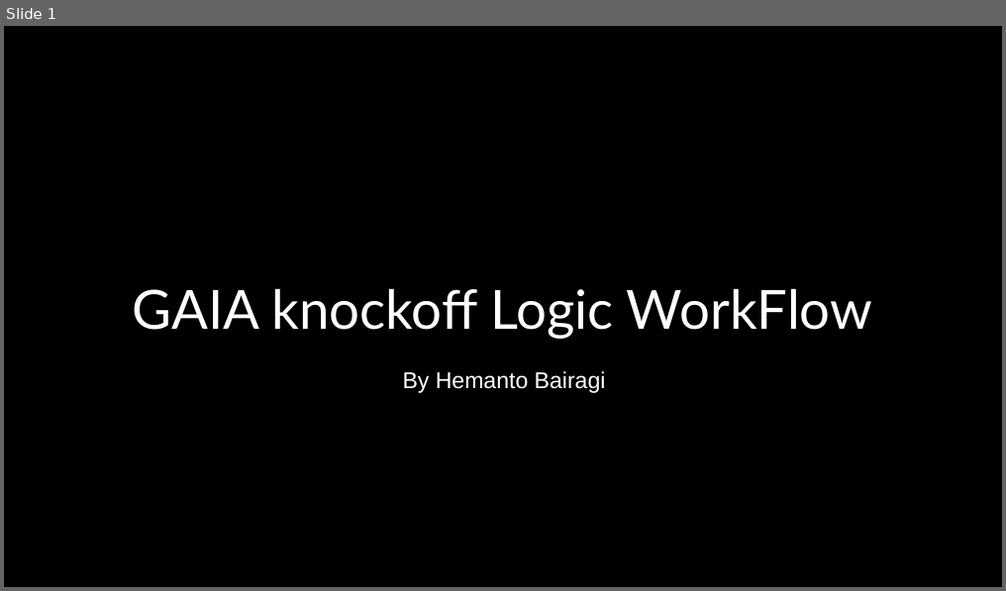
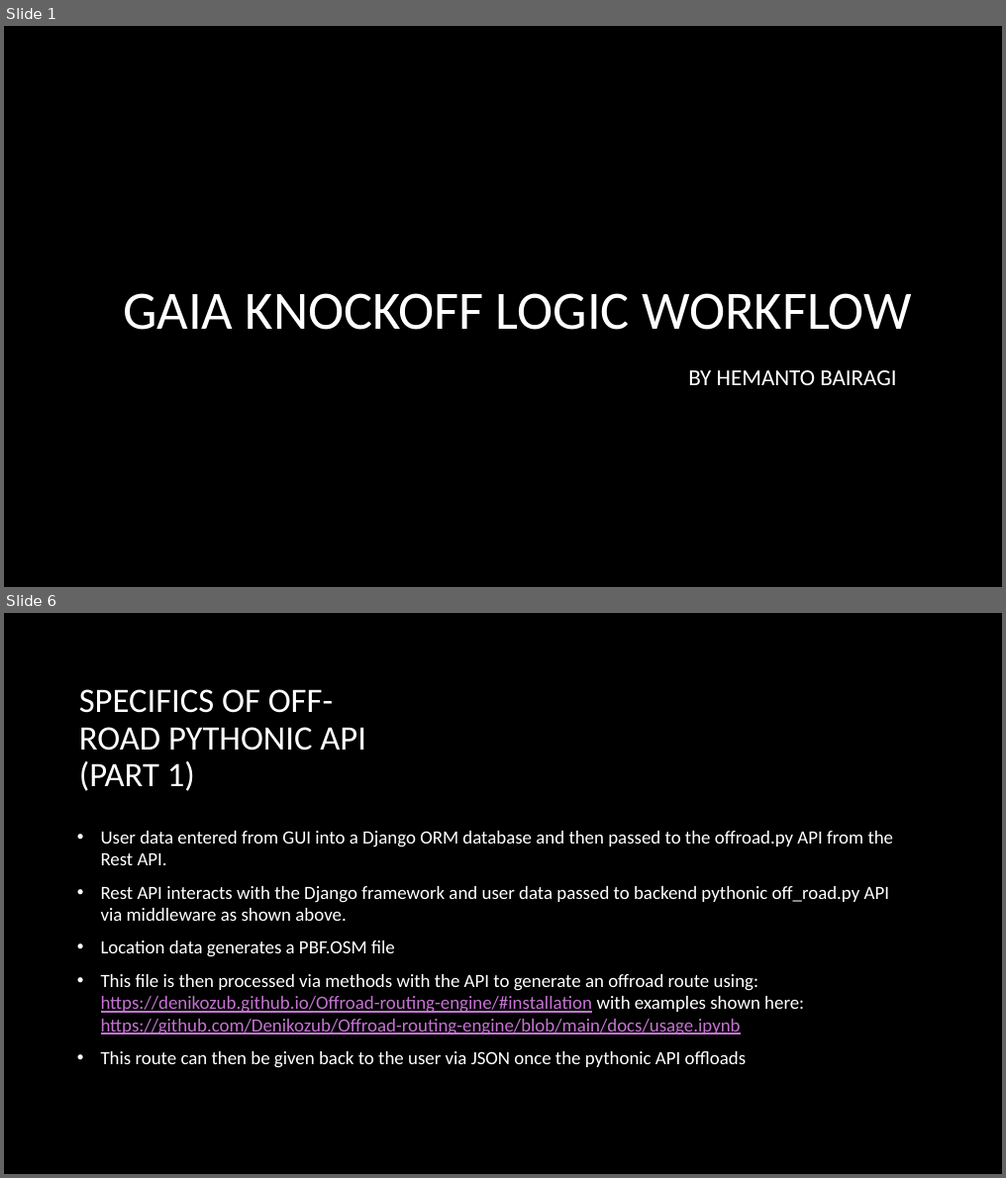
Before and after one commit to Orko24/PLTR_GAIA_4, a slide deck: Workflow/GAIA knockoff Logic WorkFlow.pptx. Shown one above the other, each under a label of ours: slide 1 before the commit, slides 1 and 6 after it; the slides between them are not shown. The pictures are 1006x591 and 1006x1178 pixels, drawn with LibreOffice and Linux fonts; fonts in the diff are those of the drawing; background and template pictures are left out; a plain dark background stands for a picture behind light text. Boxes give left, top, right and bottom in pixels: in the first picture for what was removed or moved away, otherwise in the second. Text is boxed around its words. In the diff, an @@ line names an element or a change of style, - is before the commit and + after.

Commit message:
logic update

```diff
--- a/Workflow/GAIA knockoff Logic WorkFlow.pptx
+++ b/Workflow/GAIA knockoff Logic WorkFlow.pptx
@@ slide 6 added at bbox=[4, 613, 1002, 1174], background picture (left out) @@
@@ title added at bbox=[79, 689, 366, 791], 33 pt, text #FFFFFF @@
+SPECIFICS OF OFF-ROAD PYTHONIC API (PART 1)
@@ text added at bbox=[101, 831, 894, 1068], 18 pt, text #FFFFFF @@
+• User data entered from GUI into a Django ORM database and then passed to the offroad.py API from the Rest API.
+• Rest API interacts with the Django framework and user data passed to backend pythonic off_road.py API via middleware as shown above.
+• Location data generates a PBF.OSM file
+• This file is then processed via methods with the API to generate an offroad route using: https://denikozub.github.io/Offroad-routing-engine/#installation with examples shown here: https://github.com/Denikozub/Offroad-routing-engine/blob/main/docs/usage.ipynb
+• This route can then be given back to the user via JSON once the pythonic API offloads
@@ slide 1 changed as well @@
@@ rectangle removed at bbox=[4, 26, 1002, 587] @@
@@ title at bbox=[123, 293, 912, 330]: text changed; font Lato to Calibri @@
-GAIA knockoff Logic WorkFlow
+GAIA KNOCKOFF LOGIC WORKFLOW
@@ subtitle at bbox=[688, 371, 896, 385]: text changed; font Arial to Calibri @@
-By Hemanto Bairagi
+BY HEMANTO BAIRAGI
```
Also in this commit, not shown: 1 other slide changed, 5 other slides added, 3 other files.
